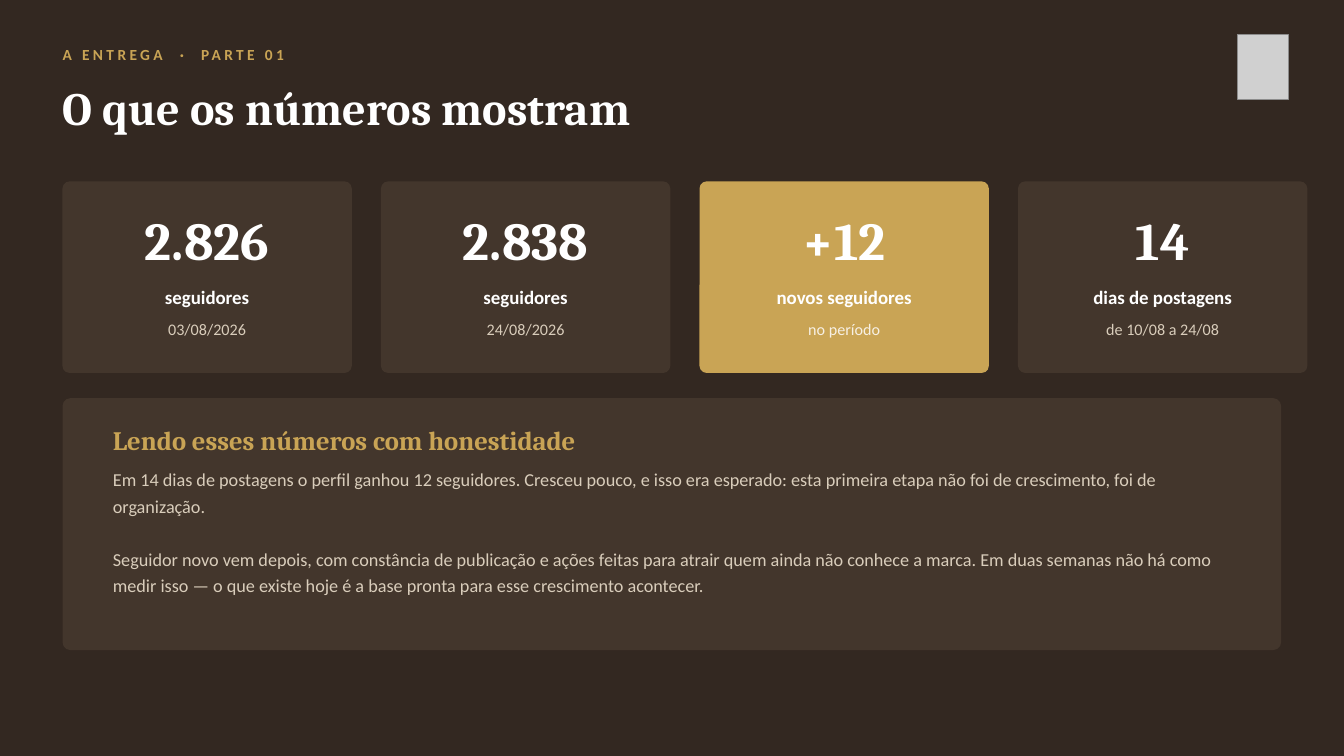
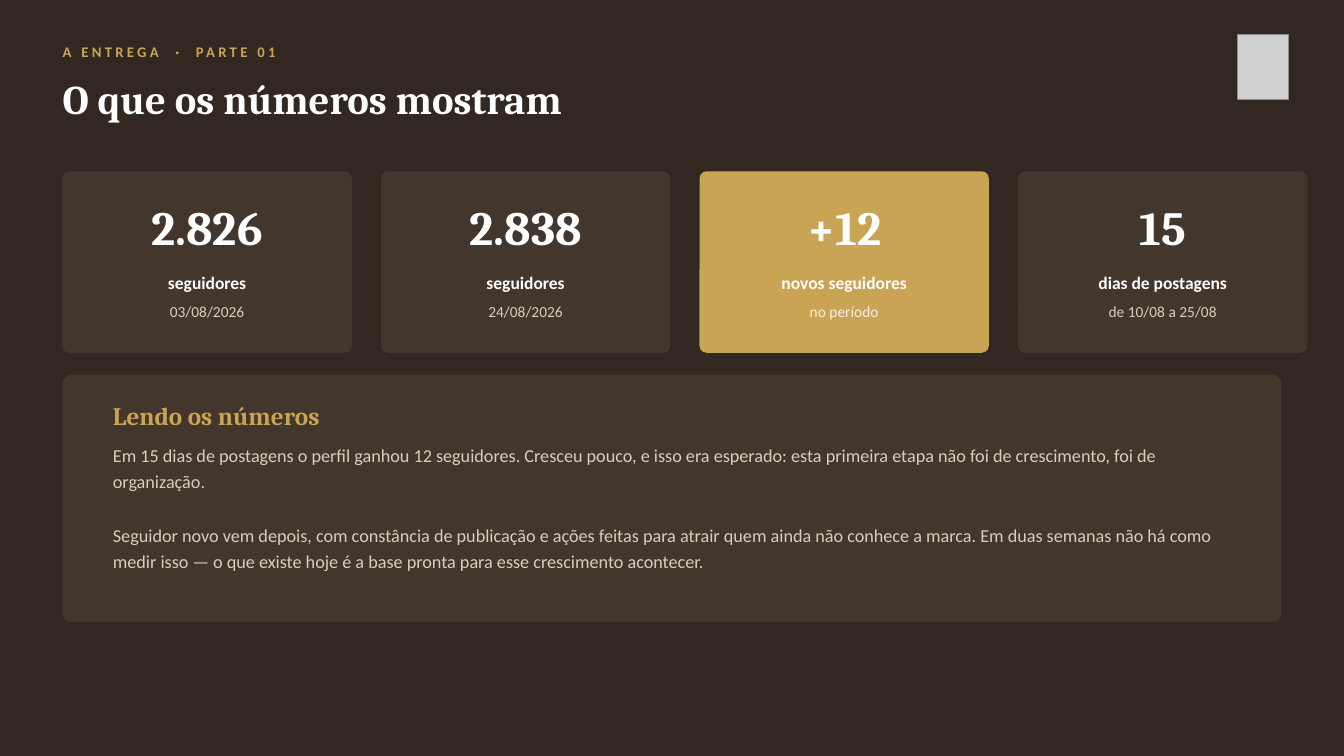
Before and after one commit to AdrianaLuiza/SkillsClaude, a slide deck: slide 4 of pekar-joias/Pekar-Analise-Entrega-Proposta.pptx. Drawn at 1344x756 pixels with LibreOffice and Linux fonts; fonts in the diff are those of the drawing; grey boxes stand for pictures. Boxes give left, top, right and bottom in pixels: in the first picture for what was removed or moved away, otherwise in the second. Text is boxed around its words. In the diff, an @@ line names an element or a change of style, - is before the commit and + after.

```diff
--- a/pekar-joias/Pekar-Analise-Entrega-Proposta.pptx
+++ b/pekar-joias/Pekar-Analise-Entrega-Proposta.pptx
@@ text "A ENTREGA · PARTE 01" at (63,47,158,57): size 11 to 10.5 pt @@
@@ text "O que os números mostram" at (63,85,562,123): size 33 to 29 pt @@
@@ rounded rectangle: place and size @@
-rounded rectangle at (63,181,352,373)
+rounded rectangle at (63,171,352,353)
@@ rounded rectangle: place and size @@
-rounded rectangle at (381,181,670,373)
+rounded rectangle at (381,171,670,353)
@@ rounded rectangle: place and size @@
-rounded rectangle at (700,181,989,373)
+rounded rectangle at (700,171,989,353)
@@ rounded rectangle: place and size @@
-rounded rectangle at (1018,181,1308,373)
+rounded rectangle at (1018,171,1308,353)
@@ text "2.826": place and size @@
-text "2.826" at (145,224,269,261)
+text "2.826" at (152,212,263,246)
@@ text "2.838": place and size @@
-text "2.838" at (463,224,588,261)
+text "2.838" at (470,212,582,246)
@@ size 38 to 34 pt in 3 elements at (152,212,263,246), (470,212,582,246), (807,213,881,245) @@
@@ text "+12": place and size @@
-text "+12" at (803,224,886,260)
+text "+12" at (807,213,881,245)
@@ text at (1139,213,1185,246): text changed; size 38 to 34 pt @@
-14
+15
@@ size 13.5 to 12.5 pt in 4 elements at (486,276,564,292), (781,276,907,292), (1098,276,1227,292), (168,276,246,292) @@
@@ 7 texts: place and size @@
-7 texts at (165,290,1232,338)
+7 texts at (168,276,1227,320)
@@ size 11.5 to 11 pt in 3 elements at (170,306,244,318), (488,306,562,318), (810,306,878,320) @@
@@ text at (1109,306,1216,318): text changed; size 11.5 to 11 pt @@
-de 10/08 a 24/08
+de 10/08 a 25/08
@@ proportions changed in 5 elements at (63,171,352,353), (381,171,670,353), (700,171,989,353), (1018,171,1308,353), (63,375,1281,622) @@
@@ rounded rectangle: place and size @@
-rounded rectangle at (63,398,1281,650)
+rounded rectangle at (63,375,1281,622)
@@ text at (113,407,319,425): text changed; size 19 to 18 pt @@
-Lendo esses números com honestidade
+Lendo os números
@@ text at (113,449,1156,491): text changed @@
-Em 14 dias de postagens o perfil ganhou 12 seguidores. Cresceu pouco, e isso era esperado: esta primeira etapa não foi de crescimento, foi de organização.
+Em 15 dias de postagens o perfil ganhou 12 seguidores. Cresceu pouco, e isso era esperado: esta primeira etapa não foi de crescimento, foi de organização.
@@ text "Em 15 dias de postagens ...": place and size @@
-text "Em 15 dias de postagens ..." at (113,473,1211,595)
+text "Em 15 dias de postagens ..." at (113,449,1211,571)
```
Also in this commit, not shown: 10 other slides changed, 6 slides removed, 2 other files.
